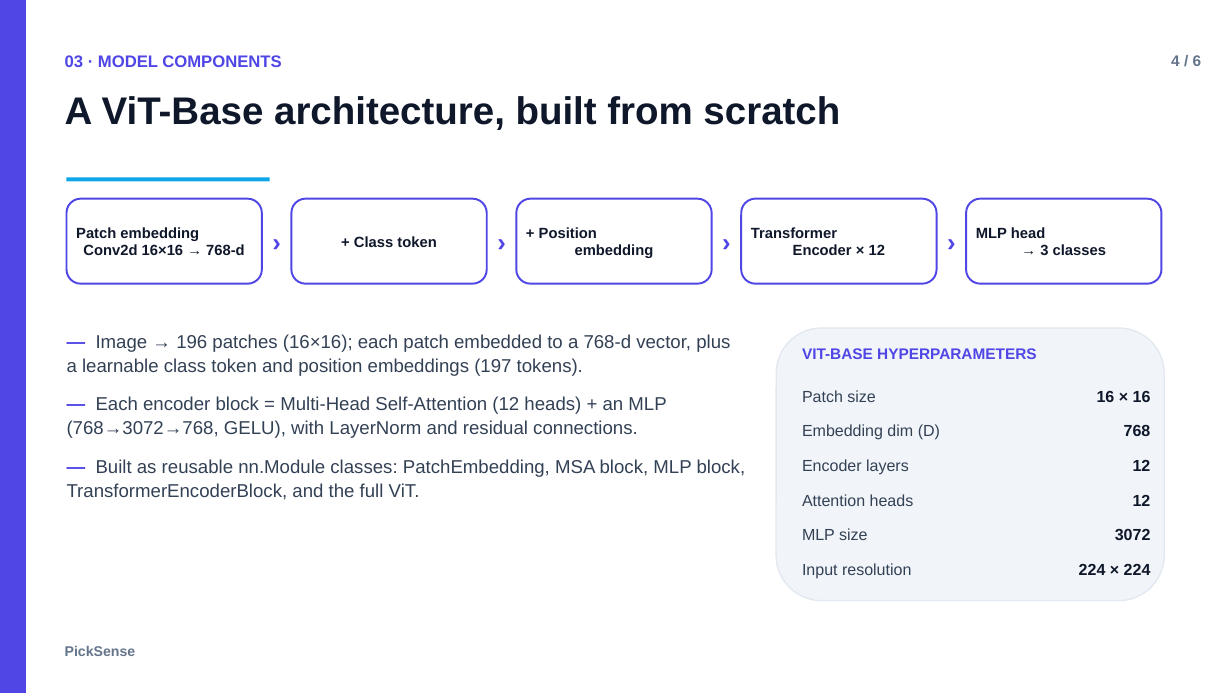
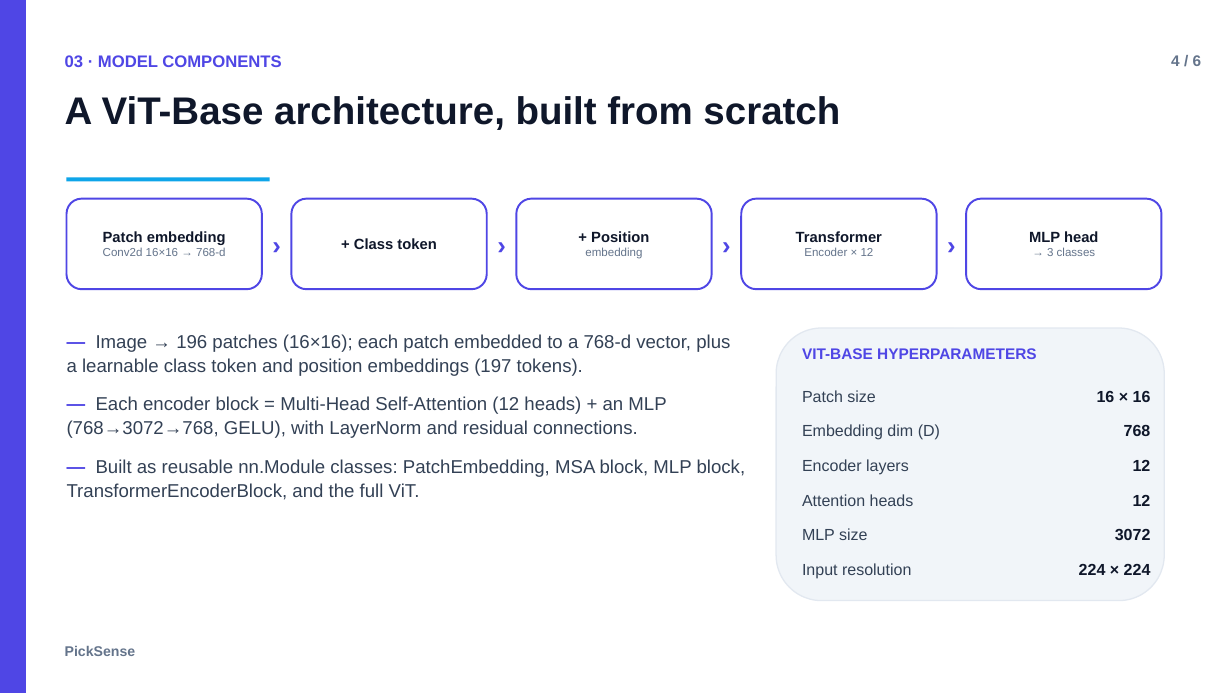
Before and after one commit to thany-8/picksense, a slide deck: slide 4 of reports/PickSense_Presentation.pptx. Drawn at 1232x693 pixels with LibreOffice and Linux fonts; fonts in the diff are those of the drawing. Boxes give left, top, right and bottom in pixels: in the first picture for what was removed or moved away, otherwise in the second. Text is boxed around its words. In the diff, an @@ line names an element or a change of style, - is before the commit and + after.

```diff
--- a/reports/PickSense_Presentation.pptx
+++ b/reports/PickSense_Presentation.pptx
@@ rounded rectangle "Patch embedding": place and size @@
-rounded rectangle "Patch embedding" at [67, 199, 262, 284]
+rounded rectangle "Patch embedding" at [67, 199, 262, 289]
@@ text "›" rewrapped from [260, 199, 293, 284] to [260, 199, 293, 289] @@
@@ rounded rectangle "+ Class token": place and size @@
-rounded rectangle "+ Class token" at [291, 199, 486, 284]
+rounded rectangle "+ Class token" at [291, 199, 486, 289]
@@ rounded rectangle "+ Class token" at [291, 199, 486, 289]: line spacing 1 to 0.98 @@
@@ text "›" rewrapped from [485, 199, 518, 284] to [485, 199, 518, 289] @@
@@ rounded rectangle "+ Position": place and size @@
-rounded rectangle "+ Position" at [517, 199, 712, 284]
+rounded rectangle "+ Position" at [517, 199, 712, 289]
@@ text "›" rewrapped from [710, 199, 743, 284] to [710, 199, 743, 289] @@
@@ rounded rectangle "Transformer": place and size @@
-rounded rectangle "Transformer" at [741, 199, 936, 284]
+rounded rectangle "Transformer" at [741, 199, 936, 289]
@@ text "›" rewrapped from [935, 199, 969, 284] to [935, 199, 969, 289] @@
@@ rounded rectangle "MLP head": place and size @@
-rounded rectangle "MLP head" at [967, 199, 1162, 284]
+rounded rectangle "MLP head" at [967, 199, 1162, 289]
@@ text in rounded rectangle at [103, 231, 226, 256]: text changed; size 11.5 to 9 pt; text colour #0F172A to #64748B; bold off @@
-Patch embedding
-Conv2d 16×16 → 768-d
+Patch embedding
+Conv2d 16×16 → 768-d
@@ text in rounded rectangle at [585, 231, 649, 259]: text changed @@
-+ Position
-embedding
++ Position
+embedding
@@ text in rounded rectangle at [796, 231, 882, 256]: text changed @@
-Transformer
-Encoder × 12
+Transformer
+Encoder × 12
@@ text in rounded rectangle at [1029, 231, 1098, 256]: text changed; size 11.5 to 9 pt; text colour #0F172A to #64748B; bold off @@
-MLP head
-→ 3 classes
+MLP head
+→ 3 classes
```
Also in this commit, not shown: 1 other slide changed, 1 other file.
